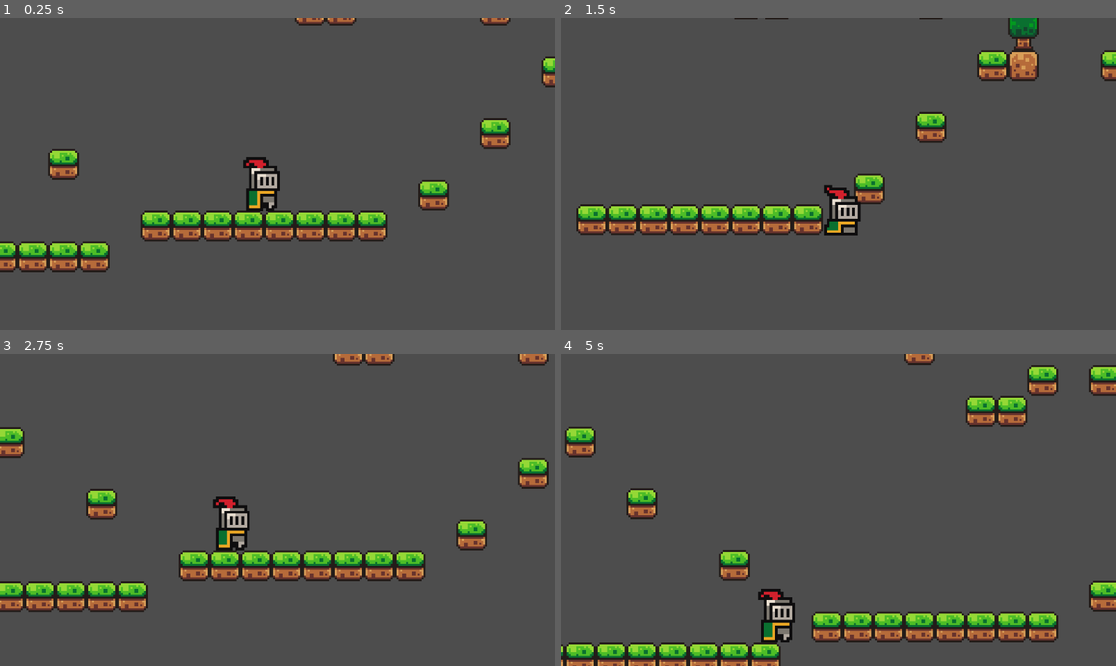
Above: before the commit, frames 1-4 (two rows, left to right).
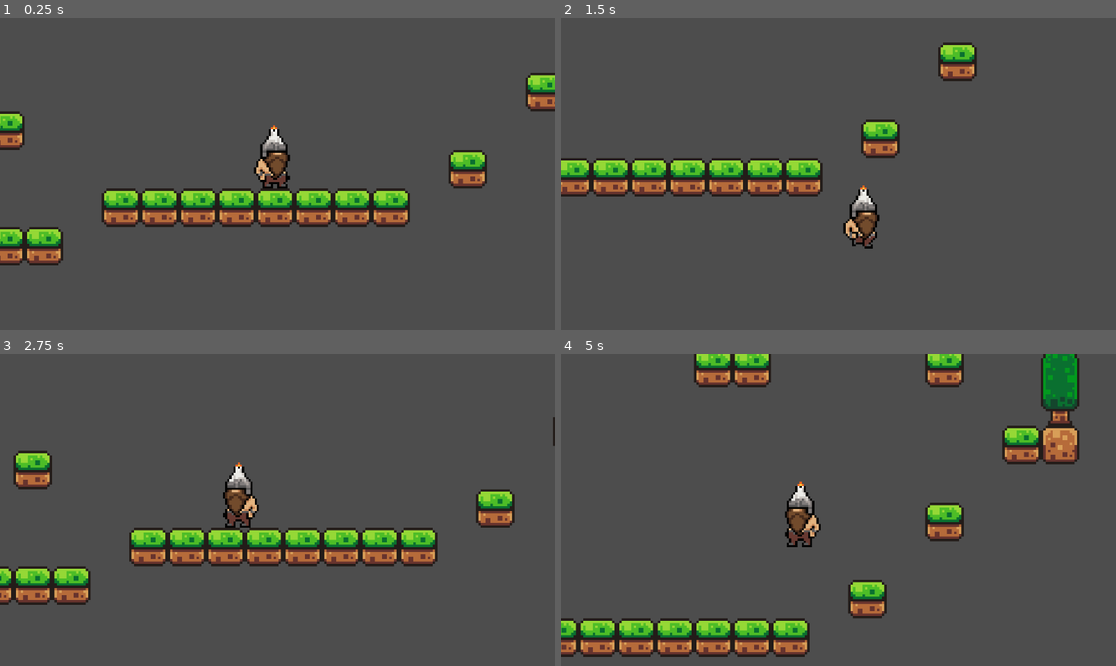
Above: after the commit, the same moments.

Repository: RonanKunkel/nmed_3310_final
Game: Godot game, scene res://scenes/game.tscn
The game is run twice, just before and just after one commit, with the same random seed, the same clock (stepped at 60 frames per second) and the same inputs.
Inputs:
- Up to frame 1 (0.25 s): no input
- Up to frame 2 (1.5 s): tap Enter (ui_accept) at 0.5, 0.77 s; hold Right (ui_right) from 0.53 s (still down)
- Up to frame 3 (2.75 s): tap Enter (ui_accept) at 1.52 s; release Right (ui_right) at 2.03 s; hold Left (ui_left) from 2.03 s (still down)
- Up to frame 4 (5 s): release Left (ui_left) at 2.78 s; hold Right (ui_right) 2.78-4.28 s; tap Enter (ui_accept) at 3.02, 3.77, 4.52 s; hold Left (ui_left) from 4.28 s (still down)

The runs differ from the first frame. In frame 1, 16% of the frame differs, in the area x 0-100%, y 0-82%; in frame 2, 16%; in frame 3, 17%; in frame 4, 23%, in the area x 0-100%, y 0-100%.

Commit message:
Added dwarf guy
e

Diff:
--- a/test/scenes/game.tscn
+++ b/test/scenes/game.tscn
@@ -222,11 +222,11 @@
 layer_0/tile_data = PackedInt32Array(65534, 0, 0, 65535, 0, 0, 0, 0, 0, 1, 0, 0, 2, 0, 0, 3, 0, 0, 4, 0, 0, 5, 0, 0, -6 …(4146 unchanged characters)…
 
 [node name="player" parent="." unique_id=2071926113 instance=ExtResource("1_uwrxv")]
-position = Vector2(38, -13)
+position = Vector2(40, 0)
 
 [node name="Camera2D" type="Camera2D" parent="player" unique_id=1471725765]
 position = Vector2(1, -6)
-zoom = Vector2(4, 4)
+zoom = Vector2(5, 5)
 position_smoothing_enabled = true
 rotation_smoothing_enabled = true
 
--- a/test/scenes/player.tscn
+++ b/test/scenes/player.tscn
@@ -1,60 +1,85 @@
-[gd_scene load_steps=9 format=3 uid="uid://cgjj2bmatef67"]
+[gd_scene format=3 uid="uid://cgjj2bmatef67"]
 
-[ext_resource type="Texture2D" uid="uid://d2f3efhlwisty" path="res://assets/sprites/knight.png" id="1_3vyb7"]
 [ext_resource type="Script" uid="uid://rq1sw5se0i57" path="res://scripts/player.gd" id="1_g2els"]
-
-[sub_resource type="AtlasTexture" id="AtlasTexture_g2els"]
-atlas = ExtResource("1_3vyb7")
-region = Rect2(0, 0, 32, 32)
+[ext_resource type="Texture2D" uid="uid://cklh63bld46e6" path="res://assets/sprites/Dwarf.png" id="2_g2els"]
 
 [sub_resource type="AtlasTexture" id="AtlasTexture_qhqgy"]
-atlas = ExtResource("1_3vyb7")
-region = Rect2(32, 0, 32, 32)
+atlas = ExtResource("2_g2els")
+region = Rect2(160, 64, 32, 32)
 
 [sub_resource type="AtlasTexture" id="AtlasTexture_dqkch"]
-atlas = ExtResource("1_3vyb7")
-region = Rect2(64, 0, 32, 32)
+atlas = ExtResource("2_g2els")
+region = Rect2(192, 64, 32, 32)
 
 [sub_resource type="AtlasTexture" id="AtlasTexture_qlg0r"]
-atlas = ExtResource("1_3vyb7")
-region = Rect2(96, 0, 32, 32)
+atlas = ExtResource("2_g2els")
+region = Rect2(224, 64, 32, 32)
+
+[sub_resource type="AtlasTexture" id="AtlasTexture_tuyoq"]
+atlas = ExtResource("2_g2els")
+region = Rect2(0, 64, 32, 32)
+
+[sub_resource type="AtlasTexture" id="AtlasTexture_fjrip"]
+atlas = ExtResource("2_g2els")
+region = Rect2(32, 64, 32, 32)
+
+[sub_resource type="AtlasTexture" id="AtlasTexture_smehm"]
+atlas = ExtResource("2_g2els")
+region = Rect2(64, 64, 32, 32)
+
+[sub_resource type="AtlasTexture" id="AtlasTexture_ur7pv"]
+atlas = ExtResource("2_g2els")
+region = Rect2(96, 64, 32, 32)
 
 [sub_resource type="SpriteFrames" id="SpriteFrames_tuyoq"]
 animations = [{
 "frames": [{
-"duration": 4.21,
-"texture": SubResource("AtlasTexture_g2els")
-}, {
 "duration": 1.0,
 "texture": SubResource("AtlasTexture_qhqgy")
 }, {
-"duration": 1.0,
+"duration": 2.0,
 "texture": SubResource("AtlasTexture_dqkch")
 }, {
 "duration": 1.0,
 "texture": SubResource("AtlasTexture_qlg0r")
 }],
 "loop": true,
-"name": &"idle",
-"speed": 22.0
+"name": &"Idle",
+"speed": 3.0
+}, {
+"frames": [{
+"duration": 1.0,
+"texture": SubResource("AtlasTexture_tuyoq")
+}, {
+"duration": 1.0,
+"texture": SubResource("AtlasTexture_fjrip")
+}, {
+"duration": 1.0,
+"texture": SubResource("AtlasTexture_smehm")
+}, {
+"duration": 1.0,
+"texture": SubResource("AtlasTexture_ur7pv")
+}],
+"loop": true,
+"name": &"Walk",
+"speed": 6.0
 }]
 
 [sub_resource type="CircleShape2D" id="CircleShape2D_fjrip"]
 radius = 7.0
 
-[node name="player" type="CharacterBody2D"]
+[node name="player" type="CharacterBody2D" unique_id=632898850]
 z_index = 3
 script = ExtResource("1_g2els")
 
-[node name="AnimatedSprite2D" type="AnimatedSprite2D" parent="."]
+[node name="AnimatedSprite2D" type="AnimatedSprite2D" parent="." unique_id=211590560]
 texture_filter = 1
-position = Vector2(-6.4999995, -4.5000005)
-scale = Vector2(1.46875, 1.46875)
+position = Vector2(-5.684342e-14, -14)
+scale = Vector2(0.875, 0.875)
 sprite_frames = SubResource("SpriteFrames_tuyoq")
-animation = &"idle"
-autoplay = "idle"
-frame_progress = 0.8841313
+animation = &"Idle"
+frame_progress = 0.5147945
 
-[node name="CollisionShape2D" type="CollisionShape2D" parent="."]
-position = Vector2(-7, 6)
+[node name="CollisionShape2D" type="CollisionShape2D" parent="." unique_id=652302189]
+position = Vector2(0, -7)
 shape = SubResource("CircleShape2D_fjrip")
--- a/test/scripts/player.gd
+++ b/test/scripts/player.gd
@@ -1,5 +1,5 @@
 extends CharacterBody2D
-
+@onready var anim = $AnimatedSprite2D
 
 const SPEED = 105.0
 const JUMP_VELOCITY = -250.0
@@ -29,6 +29,16 @@
 
 	move_and_slide()
 
+	if velocity == Vector2.ZERO:
+		anim.play("Idle")
+	else:
+		anim.play("Walk")
+
+	if velocity.x < 0:
+		anim.flip_h = true
+	elif velocity.x > 0:
+		anim.flip_h = false
+
 
 func _on_area_2d_body_entered(body: Node2D) -> void:
 	if body == self:
Binary file added: test/assets/sprites/Dwarf.png
Not shown, added: test/assets/sprites/Dwarf.png.import
Not shown, changed: aseprite_files/Dwarf.aseprite
Not shown, added: aseprite_files/Dwarf.png
